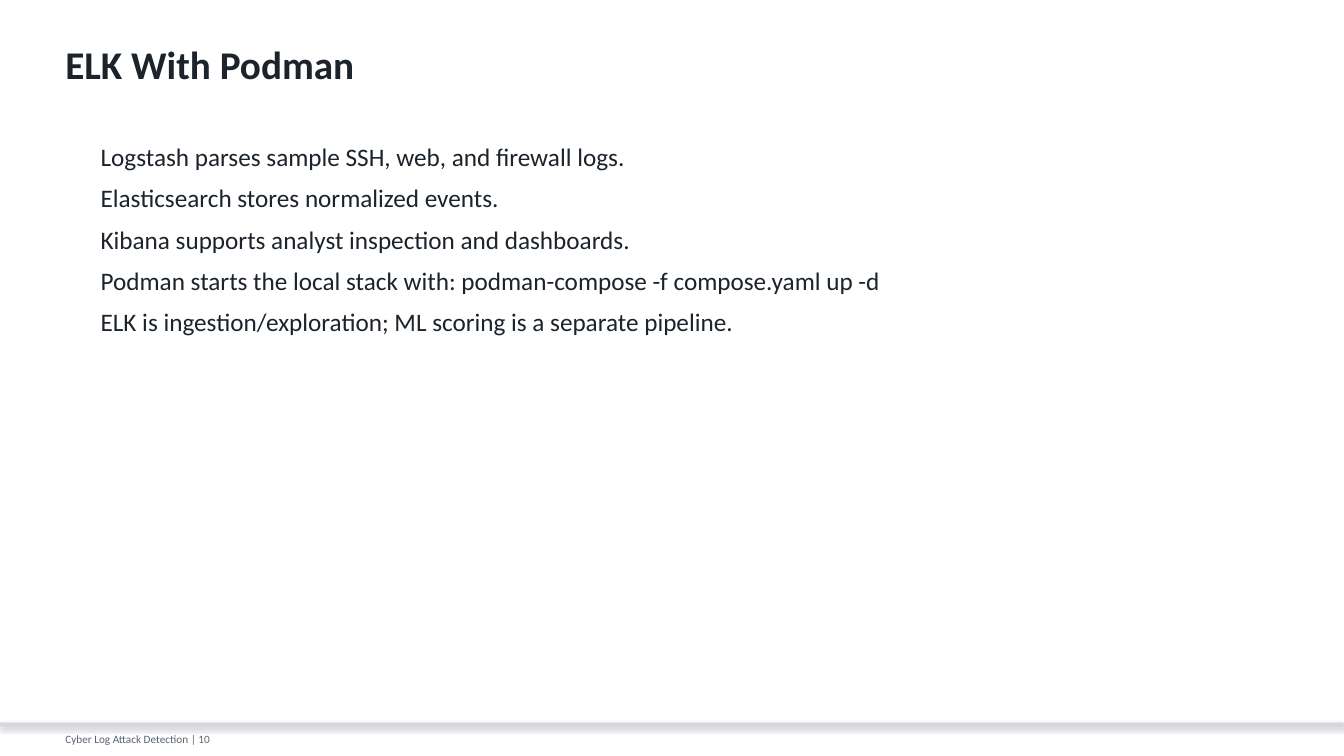
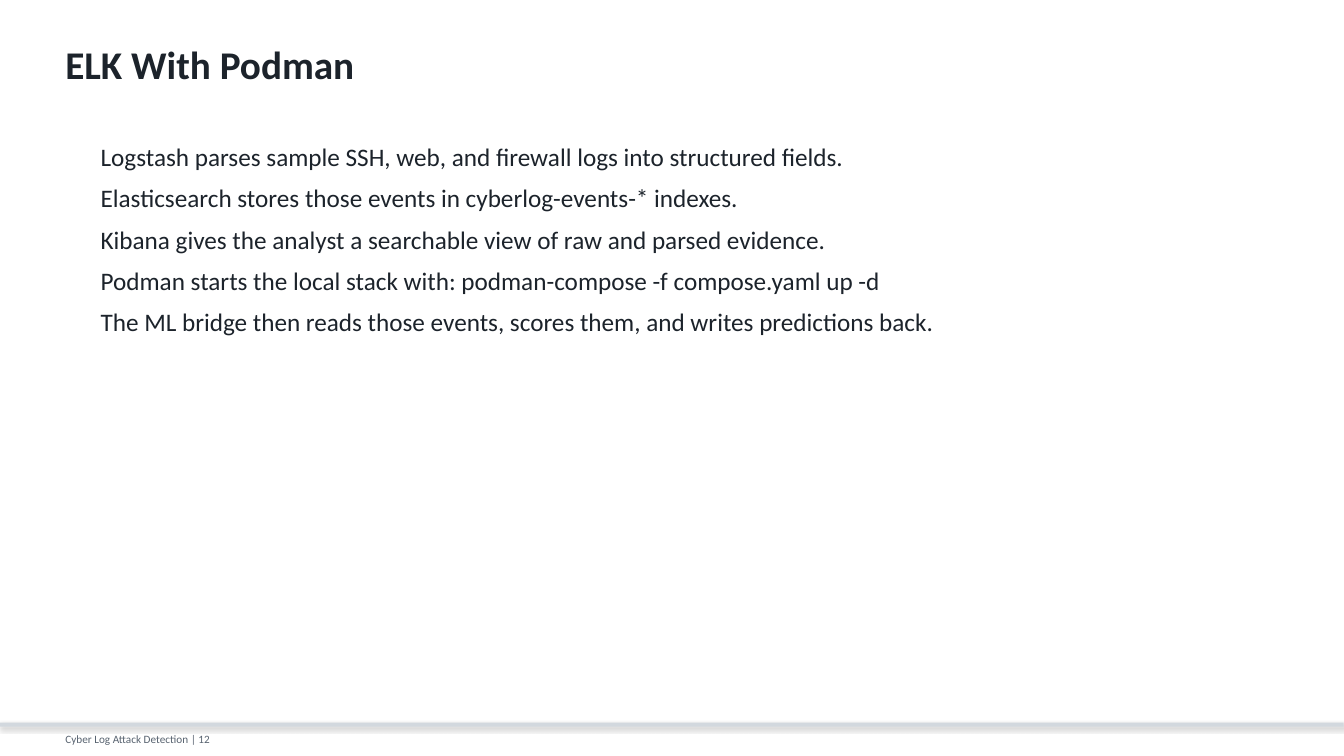
Before and after one commit to H-devigner/cyber-log-attack-detection, a slide deck: slide 12 of presentation/cyber_log_attack_detection_overview.pptx (slide 10 before the commit). Drawn at 1344x756 pixels with LibreOffice and Linux fonts; fonts in the diff are those of the drawing. Boxes give left, top, right and bottom in pixels: in the first picture for what was removed or moved away, otherwise in the second. Text is boxed around its words. In the diff, an @@ line names an element or a change of style, - is before the commit and + after.

Commit message:
Improve presentation storyline and ELK scoring details

```diff
--- a/presentation/cyber_log_attack_detection_overview.pptx
+++ b/presentation/cyber_log_attack_detection_overview.pptx
@@ text at (101, 148, 843, 254): text changed @@
-Logstash parses sample SSH, web, and firewall logs.
-Elasticsearch stores normalized events.
-Kibana supports analyst inspection and dashboards.
+Logstash parses sample SSH, web, and firewall logs into structured fields.
+Elasticsearch stores those events in cyberlog-events-* indexes.
+Kibana gives the analyst a searchable view of raw and parsed evidence.
@@ text at (101, 313, 933, 336): text changed @@
-ELK is ingestion/exploration; ML scoring is a separate pipeline.
+The ML bridge then reads those events, scores them, and writes predictions back.
```
Also in this commit, not shown: 11 other slides changed, 5 slides added, 1 slide removed, 1 other file.
